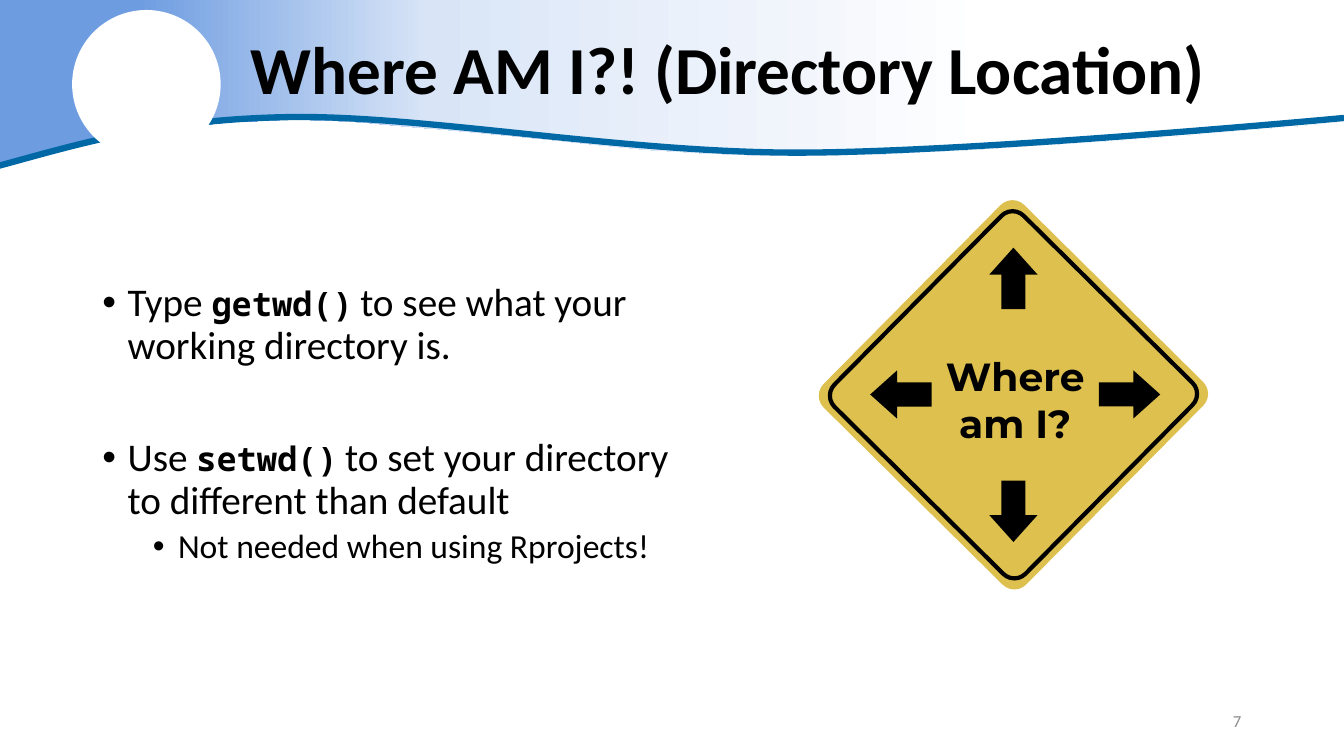
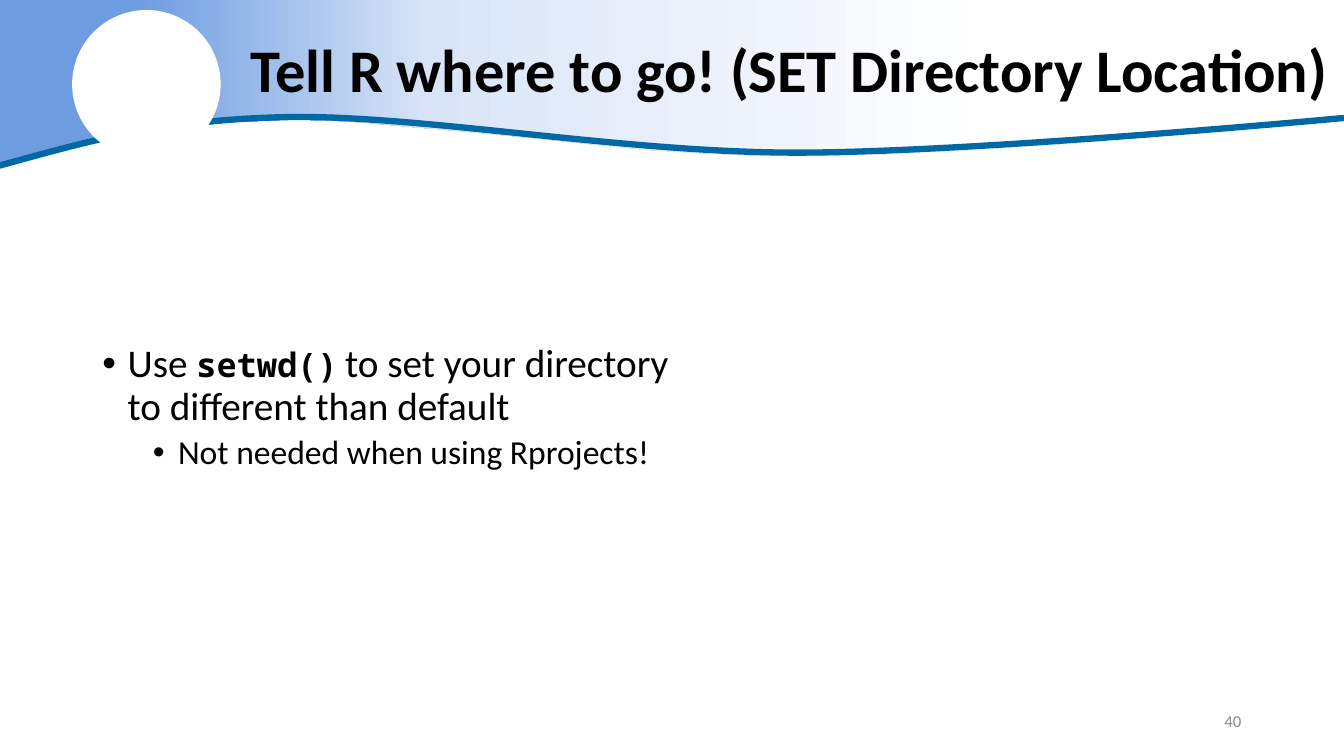
Before and after one commit to justinpriest/ADFG_R_Intro_Workshop, a slide deck: slide 40 of presentations/5 - Reading Real Data.pptx (slide 7 before the commit). Drawn at 1344x756 pixels with LibreOffice and Linux fonts; fonts in the diff are those of the drawing; background and template pictures are left out. Boxes give left, top, right and bottom in pixels: in the first picture for what was removed or moved away, otherwise in the second. Text is boxed around its words. In the diff, an @@ line names an element or a change of style, - is before the commit and + after.

```diff
--- a/presentations/5 - Reading Real Data.pptx
+++ b/presentations/5 - Reading Real Data.pptx
@@ title at <box>251,47,1327,103</box>: text changed; size 48 to 43.2 pt @@
-Where AM I?! (Directory Location)
+Tell R where to go! (SET Directory Location)
@@ text at <box>128,288,626,366</box>: paragraph removed @@
-• Type getwd() to see what your working directory is.
@@ group removed at <box>812,193,1216,596</box>: 4 right arrows, 2 rounded rectangles, 1 text @@
-Where am I?
@@ page number at <box>1224,716,1241,727</box>: text changed @@
-7
+40
```
Also in this commit, not shown: 11 other slides changed, 4 slides added.
